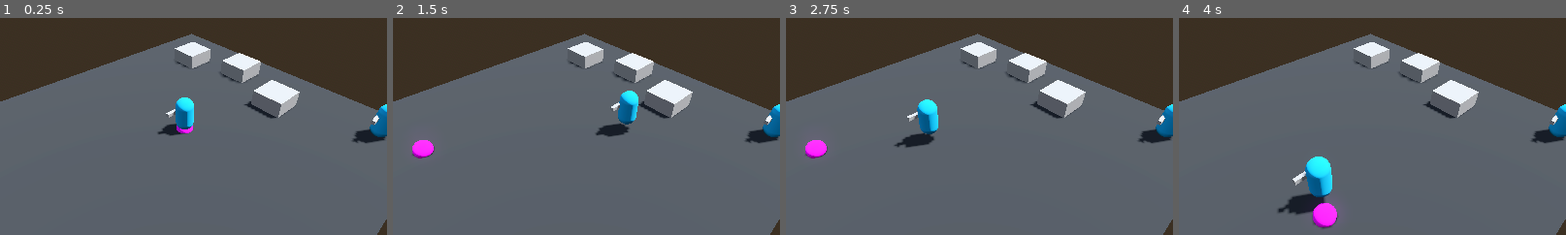
Above: before the commit, frames 1-4 (left to right).
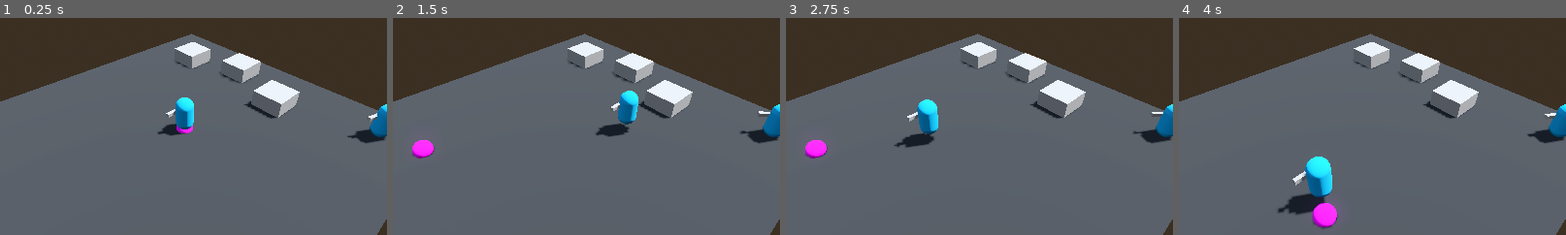
Above: after the commit, the same moments.

Repository: Nordtwig/metrotopia-combat
Game: Godot game, scene res://main.tscn
Two runs of this game, one before a commit and one after it. Both use one fixed random seed, a clock stepped at 60 frames per second and the inputs below.
Inputs (mouse positions are % of the whole screen's width and height, from its top left):
- Up to frame 1 (0.25 s): no input
- Up to frame 2 (1.5 s): tap Enter at 0.5 s; move the mouse to (72, 45) at 0.52 s; hold Right mouse button (right_click) 0.53-1.28 s; move the mouse to (30, 55) at 1.27 s; right-click (30, 55) at 1.35 s
- Up to frame 3 (2.75 s): move the mouse to (60, 28) at 2.02 s; hold Right mouse button (right_click) from 2.03 s (still down)
- Up to frame 4 (4 s): move the mouse to (45, 70) at 2.77 s; release Right mouse button (right_click) at 2.78 s; right-click (45, 70) at 2.85 s; move the mouse to (80, 65) at 3.52 s; hold Right mouse button (right_click) from 3.53 s (still down)
The pictures show only the part of the screen within x 26-76%, y 25-75%; the shares and areas given below are measured in that part.

The runs differ from the first frame. In frame 1, 0.1% of the frame differs, in the area x 89-98%, y 43-58%; in frame 2, 0.2%, in the area x 89-98%, y 42-58%; in frame 3, 0.2%; in frame 4, 0.1%.

Commit message:
enemy now targets player actor

Diff:
--- a/game_manager.gd
+++ b/game_manager.gd
@@ -3,7 +3,12 @@
 
 @export var _camera: Camera3D
 @export var _actor: CharacterBody3D
+@export var _actor2: CharacterBody3D
 @export var _indicator: MeshInstance3D
+
+
+func _ready():
+	_actor2.set_target(_actor)
 
 
 func _input(event: InputEvent) -> void:
--- a/main.tscn
+++ b/main.tscn
@@ -41,10 +41,11 @@
 [sub_resource type="SphereMesh" id="SphereMesh_usyuv"]
 material = SubResource("StandardMaterial3D_3g6qr")
 
-[node name="Main" type="Node3D" node_paths=PackedStringArray("_camera", "_actor", "_indicator")]
+[node name="Main" type="Node3D" node_paths=PackedStringArray("_camera", "_actor", "_actor2", "_indicator")]
 script = ExtResource("1_krrju")
 _camera = NodePath("Camera3D")
 _actor = NodePath("Actors/Actor")
+_actor2 = NodePath("Actors/Actor2")
 _indicator = NodePath("Indicator")
 
 [node name="Environment" type="Node3D" parent="."]
@@ -65,11 +66,9 @@
 [node name="Actors" type="Node3D" parent="."]
 
 [node name="Actor" parent="Actors" instance=ExtResource("1_ofkfo")]
-_movement_speed = null
 
 [node name="Actor2" parent="Actors" instance=ExtResource("1_ofkfo")]
 transform = Transform3D(1, 0, 0, 0, 1, 0, 0, 0, 1, 7.675, 0, -7.49206)
-_movement_speed = null
 
 [node name="MeshInstance3D" type="MeshInstance3D" parent="." groups=["navmesh"]]
 mesh = SubResource("PlaneMesh_5tu31")
